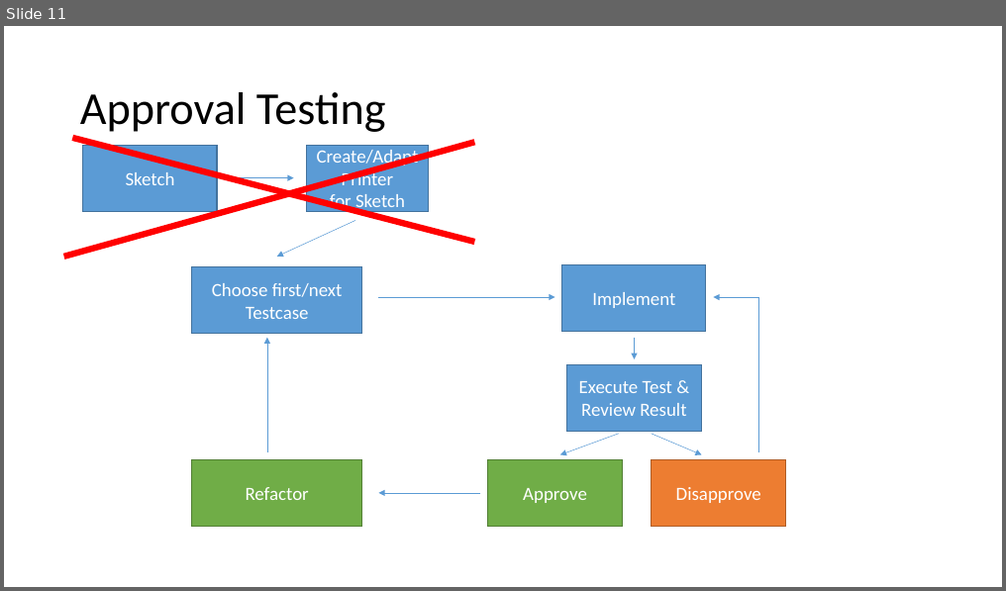
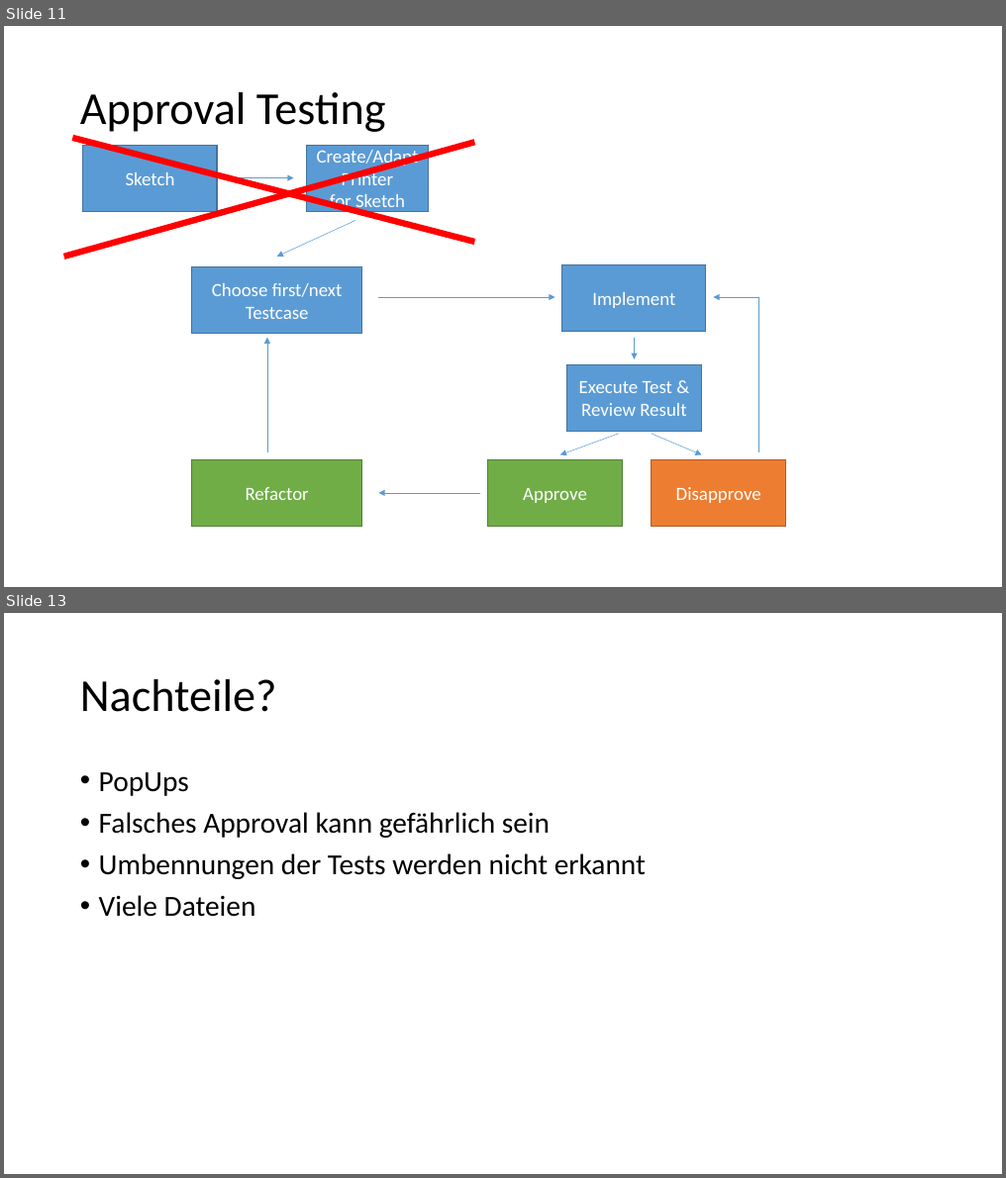
Before and after one commit to techtalk/CodingDojos, a slide deck: NumberToLCD/CodingDojo_NumberToLDC.pptx. Shown one above the other, each under a label of ours: slide 11 before the commit, slides 11 and 13 after it; the slides between them are not shown. The pictures are 1006x591 and 1006x1178 pixels, drawn with LibreOffice and Linux fonts; fonts in the diff are those of the drawing. Boxes give left, top, right and bottom in pixels: in the first picture for what was removed or moved away, otherwise in the second. Text is boxed around its words. In the diff, an @@ line names an element or a change of style, - is before the commit and + after.

```diff
--- a/NumberToLCD/CodingDojo_NumberToLDC.pptx
+++ b/NumberToLCD/CodingDojo_NumberToLDC.pptx
@@ slide 13 added at [4, 613, 1002, 1174], background #FFFFFF @@
@@ title added at [80, 679, 277, 712], 44 pt, text #000000 @@
+Nachteile?
@@ text added at [99, 772, 646, 917], 28 pt, text #000000 @@
+• PopUps
+• Falsches Approval kann gefährlich sein
+• Umbennungen der Tests werden nicht erkannt
+• Viele Dateien
```
Also in this commit, not shown: 1 other slide added.
